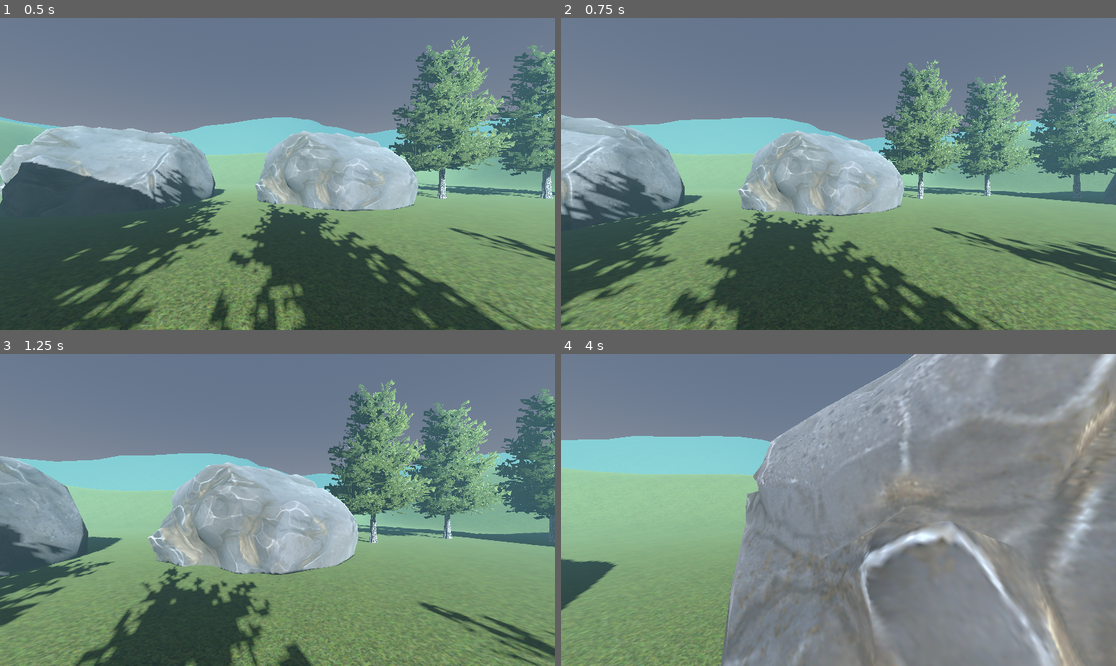
Above: before the commit, frames 1-4 (two rows, left to right).
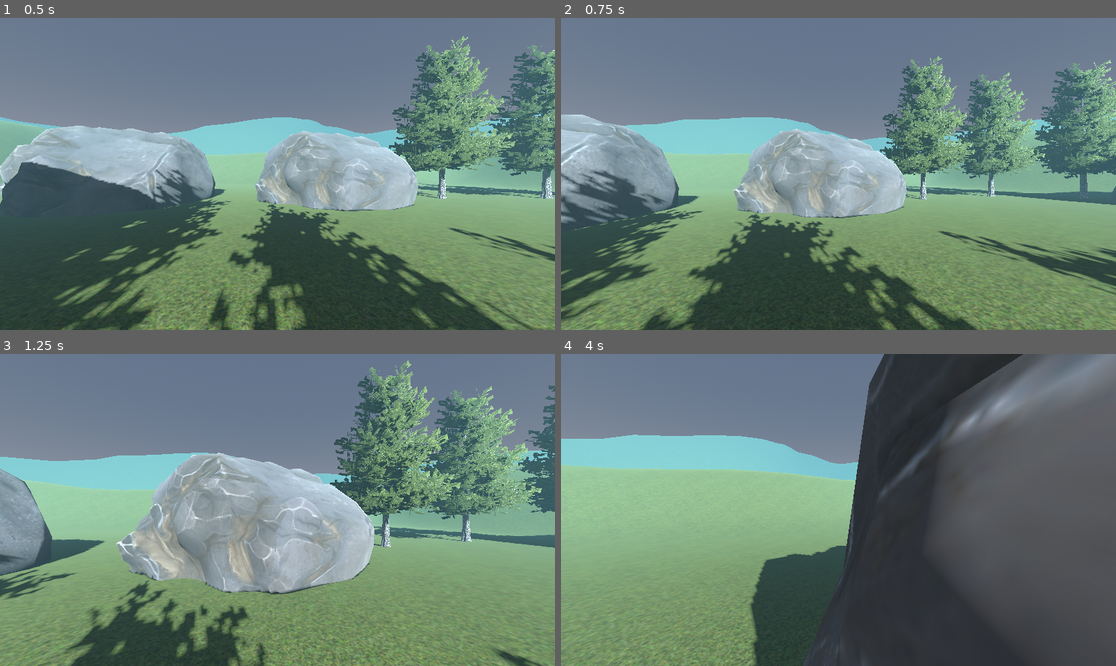
Above: after the commit, the same moments.

Repository: dspad/walking-simulator
Game: Godot game, scene res://main.tscn
Same seed, same stepped clock (60 frames per second), same inputs: the game is played once before the commit and once after it.
Inputs (mouse positions are in pixels of both pictures, inside the frame that each line leads up to):
- Up to frame 1 (0.5 s): no input
- Up to frame 2 (0.75 s): tap Enter at 0.5 s; move the mouse to (866, 174) at 0.52 s; hold W (move_forward) from 0.53 s (still down); hold Shift (sprint) from 0.53 s (still down)
- Up to frame 3 (1.25 s): keep holding W (move_forward); keep holding Shift (sprint); tap Space (jump) at 0.77 s
- Up to frame 4 (4 s): keep holding W (move_forward); move the mouse to (810, 510) at 1.27 s; release Shift (sprint) at 1.28 s; tap Shift (sprint) at 1.35, 2.85 s; tap Space (jump) at 1.52, 3.02, 3.77 s; move the mouse to (849, 503) at 2.02 s; hold Shift (sprint) 2.03-2.78 s; move the mouse to (832, 516) at 2.77 s; move the mouse to (877, 513) at 3.52 s; hold Shift (sprint) from 3.53 s (still down)

Frame 1 is identical in both runs. In frame 2, 19% of the frame differs, in the area x 0-100%, y 12-100%; in frame 3, 31%; in frame 4, 62%, in the area x 0-100%, y 0-100%.

Commit message:
v7 - corsa

Diff:
--- a/PlayerController.gd
+++ b/PlayerController.gd
@@ -38,12 +38,25 @@
 	if Input.is_action_pressed("jump") and is_on_floor():
 		velocity.y = jump_force
 
-
 	# lettura input movimento
 	var move_input = Input.get_vector("move_left","move_right", "move_forward","move_back")
 	var mov_dir = (transform.basis * Vector3(move_input.x,0,move_input.y)).normalized()
-	velocity.x = mov_dir.x * max_speed
-	velocity.z = mov_dir.z * max_speed
+
+	is_running = Input.is_action_pressed("sprint")
+
+		#corsa
+	var target_speed = max_speed
+	if is_running:
+		#incrementa la velocità finale
+		target_speed = max_run_speed
+		#impedisce di correre di lato o indietro
+		var run_dot = -mov_dir.dot(transform.basis.z)
+		run_dot = clamp(run_dot,0.0,1.0)
+		mov_dir *= run_dot
+		print(run_dot)
+
+	velocity.x = mov_dir.x * target_speed
+	velocity.z = mov_dir.z * target_speed
 	move_and_slide()
 
 	#lettura movimento camera
Not shown, changed: notes.txt
